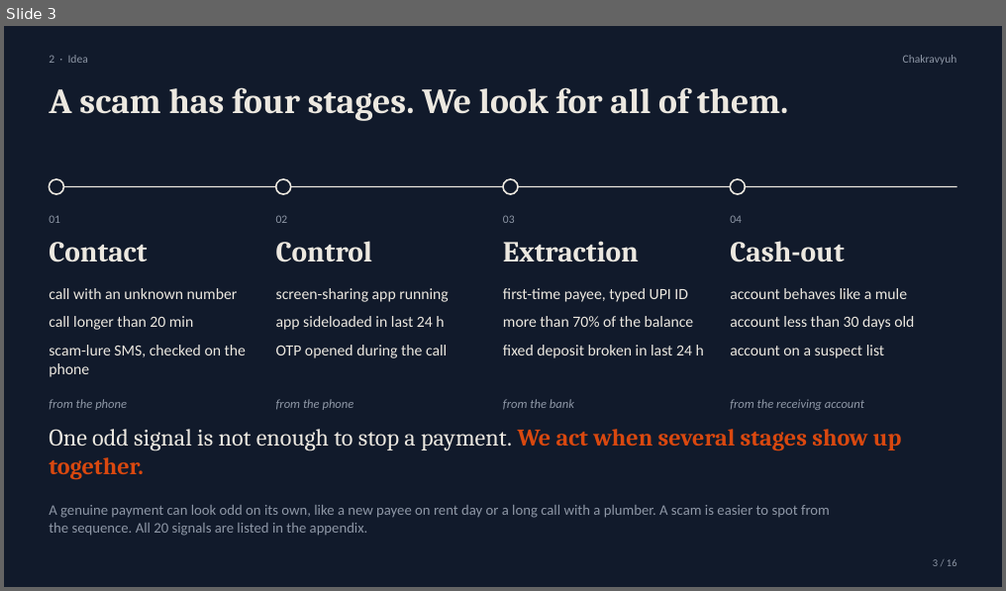
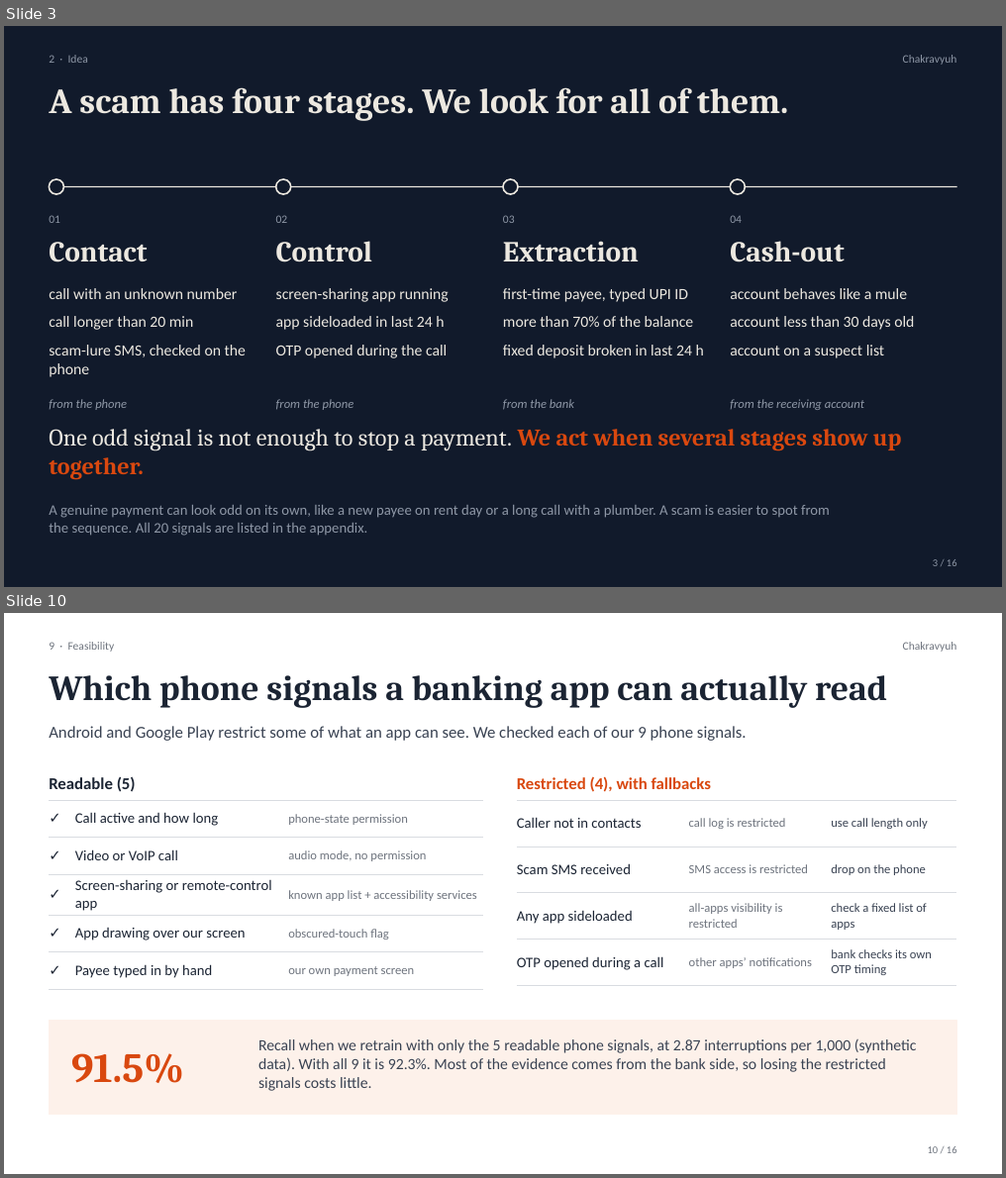
Before and after one commit to MathewsV-Manoj/Amazon-x-IITD, a slide deck: submission/ppt/Chakravyuh_RAKSHAM_Round1.pptx. Shown one above the other, each under a label of ours: slide 3 before the commit, slides 3 and 10 after it; the slides between them are not shown. The pictures are 1006x591 and 1006x1178 pixels, drawn with LibreOffice and Linux fonts; fonts in the diff are those of the drawing. Boxes give left, top, right and bottom in pixels: in the first picture for what was removed or moved away, otherwise in the second. Text is boxed around its words. In the diff, an @@ line names an element or a change of style, - is before the commit and + after.

```diff
--- a/submission/ppt/Chakravyuh_RAKSHAM_Round1.pptx
+++ b/submission/ppt/Chakravyuh_RAKSHAM_Round1.pptx
@@ slide 10 added at box(4, 613, 1002, 1174), background #FFFFFF @@
@@ text added at box(49, 642, 115, 652), 11 pt, text #6E747E @@
+9 · Feasibility
@@ text added at box(903, 642, 957, 652), 11 pt, text #6E747E @@
+Chakravyuh
@@ text added at box(49, 675, 887, 708), 34 pt, text #1B2433, bold @@
+Which phone signals a banking app can actually read
@@ text added at box(49, 726, 746, 741), 16 pt, text #3A4353 @@
+Android and Google Play restrict some of what an app can see. We checked each of our 9 phone signals.
@@ text added at box(49, 777, 136, 792), 16 pt, text #1B2433, bold @@
+Readable (5)
@@ text added at box(517, 776, 711, 792), 16 pt, text #D9480F, bold @@
+Restricted (4), with fallbacks
@@ table added at box(49, 800, 483, 982), 5 rows, 3 columns @@
+✓ | Call active and how long | phone-state permission
+✓ | Video or VoIP call | audio mode, no permission
+✓ | Screen-sharing or remote-control app | known app list + accessibility services
+✓ | App drawing over our screen | obscured-touch flag
+✓ | Payee typed in by hand | our own payment screen
@@ table added at box(517, 800, 957, 979), 4 rows, 3 columns @@
+Caller not in contacts | call log is restricted | use call length only
+Scam SMS received | SMS access is restricted | drop on the phone
+Any app sideloaded | all-apps visibility is restricted | check a fixed list of apps
+OTP opened during a call | other apps’ notifications | bank checks its own OTP timing
@@ rectangle added at box(49, 1021, 957, 1115), fill #FDF1EA, outline #FDF1EA 1 pt @@
@@ text added at box(71, 1054, 184, 1083), 40 pt, text #D9480F, bold @@
+91.5%
@@ text added at box(258, 1040, 917, 1091), 15 pt, text #3A4353 @@
+Recall when we retrain with only the 5 readable phone signals, at 2.87 interruptions per 1,000 (synthetic data). With all 9 it is 92.3%. Most of the evidence comes from the bank side, so losing the restricted signals costs little.
@@ text added at box(928, 1147, 957, 1154), 10 pt, text #6E747E @@
+10 / 16
```
Also in this commit, not shown: 9 slides changed, 3 other slides added, 4 slides removed, 7 other files.
